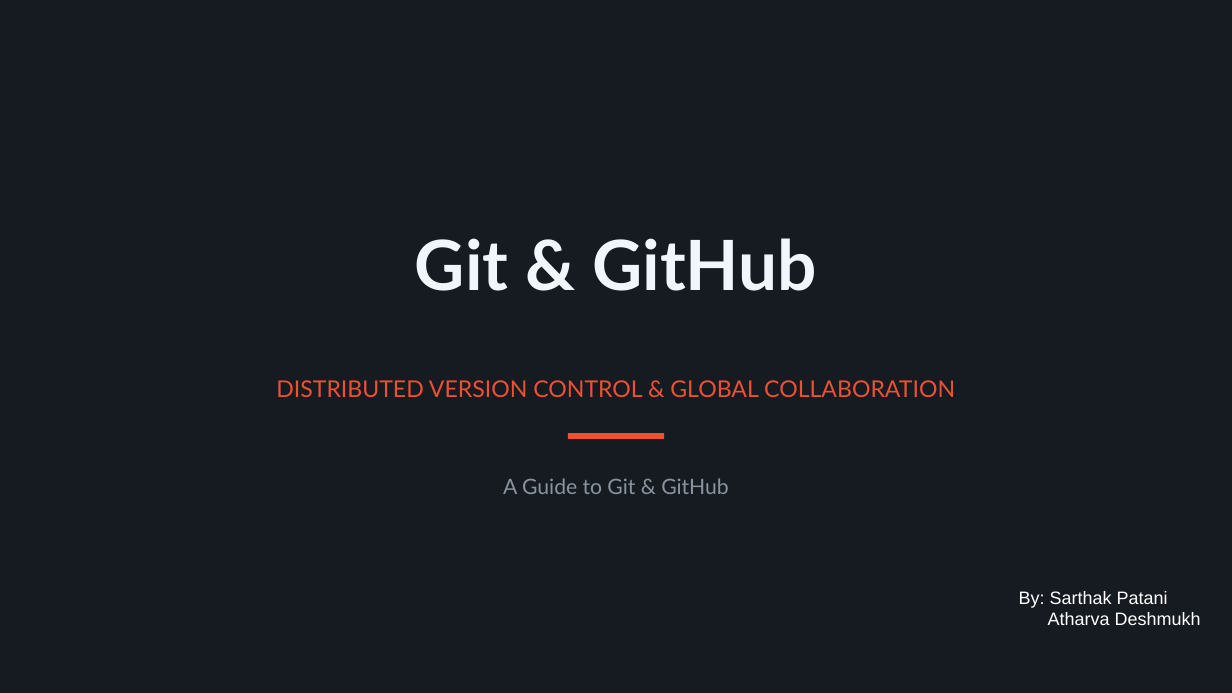
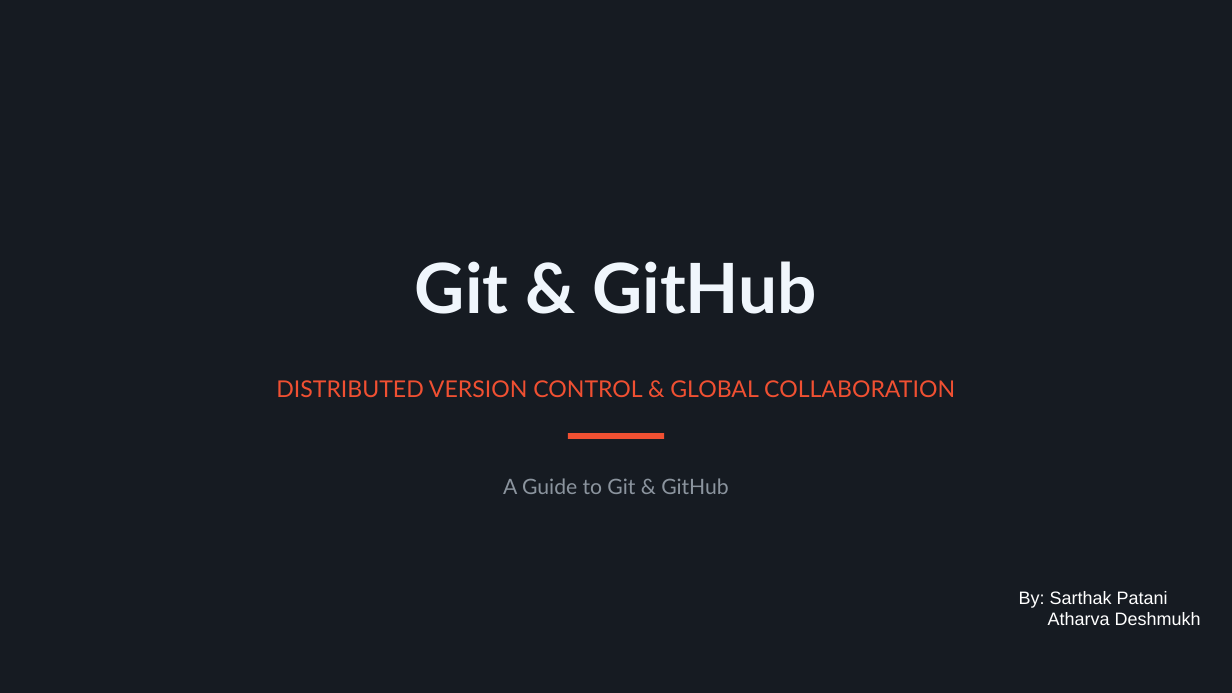
Before and after one commit to skully0709/internship---linkcode, a slide deck: slide 1 of github/my-project/Git & GitHub Mastery.pptx. Drawn at 1232x693 pixels with LibreOffice and Linux fonts; fonts in the diff are those of the drawing; background and template pictures are left out. Boxes give left, top, right and bottom in pixels: in the first picture for what was removed or moved away, otherwise in the second. Text is boxed around its words. In the diff, an @@ line names an element or a change of style, - is before the commit and + after.

```diff
--- a/github/my-project/Git & GitHub Mastery.pptx
+++ b/github/my-project/Git & GitHub Mastery.pptx
@@ text "Git & GitHub": place and size @@
-text "Git & GitHub" at [415, 238, 817, 291]
+text "Git & GitHub" at [415, 261, 817, 314]
```
Also in this commit, not shown: 2 other slides changed, 1 slide added, 5 other files.
